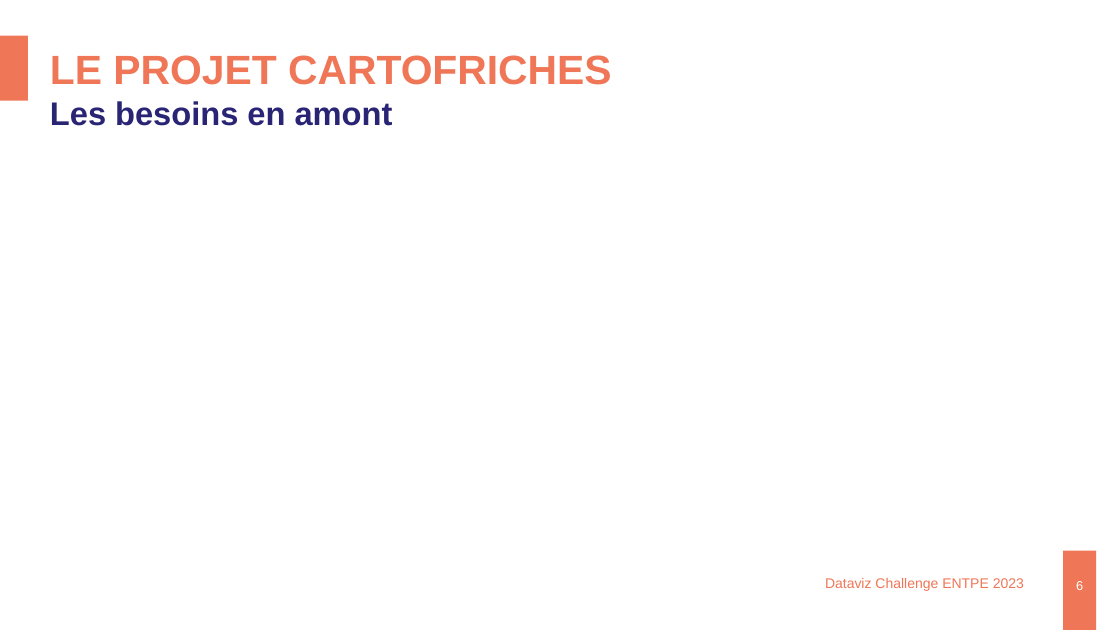
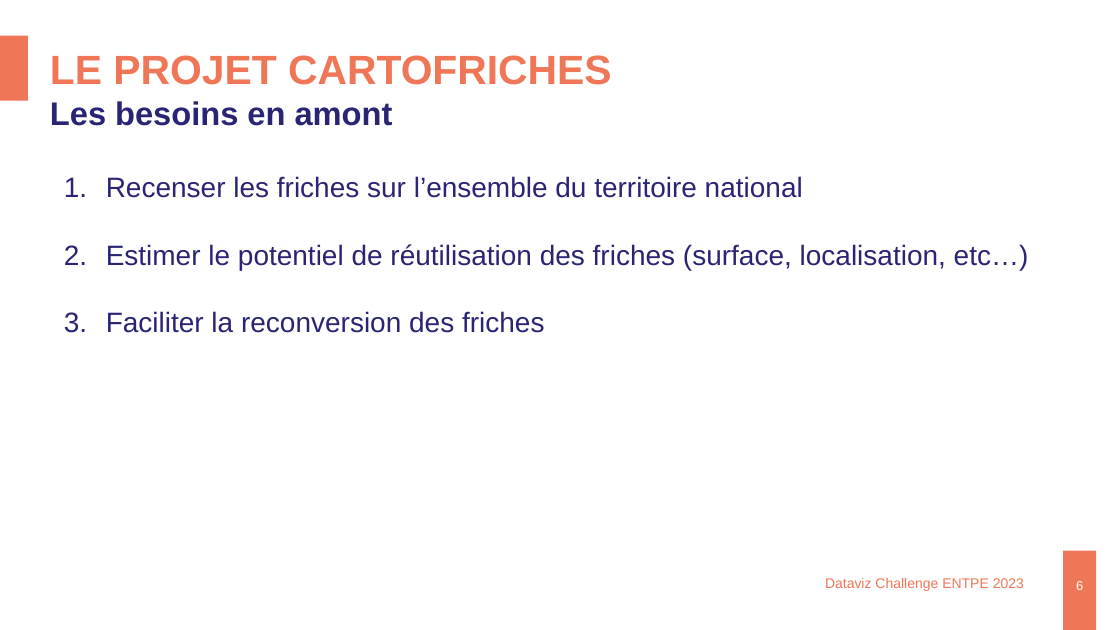
Before and after one commit to datagistips/DatavizChallenge-ENTPE, a slide deck: slide 6 of Presentations/2023_02_DataVizChallenge_Cartofriches.pptx. Drawn at 1120x630 pixels with LibreOffice and Linux fonts; fonts in the diff are those of the drawing; background and template pictures are left out. Boxes give left, top, right and bottom in pixels: in the first picture for what was removed or moved away, otherwise in the second. Text is boxed around its words. In the diff, an @@ line names an element or a change of style, - is before the commit and + after.

```diff
--- a/Presentations/2023_02_DataVizChallenge_Cartofriches.pptx
+++ b/Presentations/2023_02_DataVizChallenge_Cartofriches.pptx
@@ text added at <box>106,176,1029,333</box>, 24 pt, text #292574 @@
+1. Recenser les friches sur l’ensemble du territoire national
+2. Estimer le potentiel de réutilisation des friches (surface, localisation, etc…)
+3. Faciliter la reconversion des friches
```
Also in this commit, not shown: 5 other slides changed, 1 slide added.
